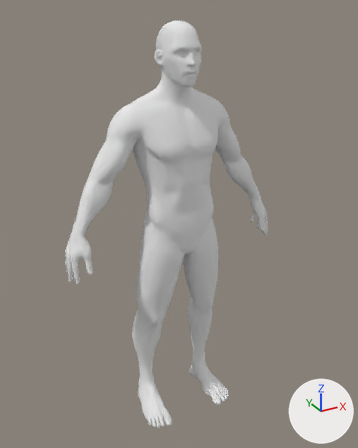
Two versions of the glTF model resources/models/riggedModel.gltf, one commit apart.
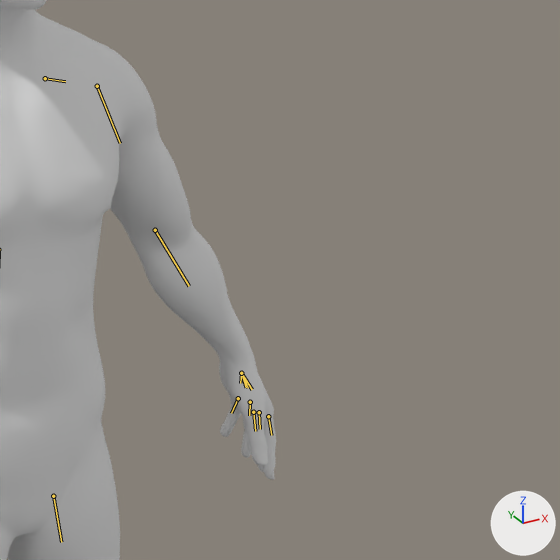
Each version appears first whole from a 50 mm camera at (-11.16, -20.25, 11.19) aimed at (-0.02, 0.01, 1.06), and next in a close-up on the part from 50% to 100% of the width and 19% to 58% of the height. The axes (+X, +Y, +Z) are drawn at lower right. The lights are the same throughout. The bones that bend it are drawn over the model as lines in the close-ups.

Objects in the first close-up: 'FinalBaseMesh'.
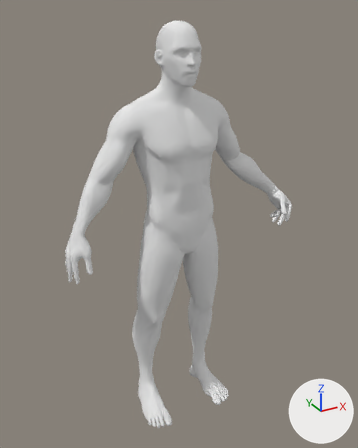
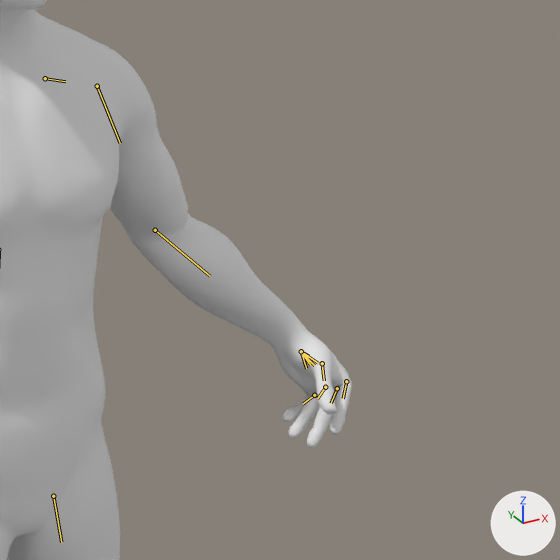
The newer file adds an action. The first version stands in its rest pose; the second is drawn at frame 48 of the action 'ArmatureAction'.

Location of each change, (x1, y1, x2, y2) in pixels of the close-ups (560 x 560 px):
'FinalBaseMesh', posed: before (0, 0, 276, 560); after (0, 0, 352, 560)
bone 'leftArmForearm', root to tip: before (155, 230) to (189, 286); after (155, 230) to (210, 276)
bone 'Bone.010', root to tip: before (238, 398) to (231, 413); after (314, 395) to (302, 404)
bone 'Bone.012', root to tip: before (250, 402) to (249, 415); after (325, 387) to (317, 398)
bone 'Bone.014', root to tip: before (259, 412) to (260, 429); after (337, 388) to (331, 403)
bone 'Bone.016', root to tip: before (268, 416) to (271, 435); after (346, 381) to (343, 398)
bone 'Bone.018', root to tip: before (253, 412) to (255, 431); after (322, 363) to (324, 380)

The edits, one by one:
Bone 'leftArmForearm' (bone_leftarmforearm) turns from (0, 0, 0) to (-32, -20, -1) degrees about its own x, y and z.
Bone 'Bone.010' (bone_bone_010) turns from (0, 0, 0) to (-11, -40, 73) degrees about its own x, y and z.
Bone 'Bone.012' (bone_bone_012) turns from (0, 0, 0) to (-9, -49, 67) degrees about its own x, y and z.
Bone 'Bone.014' (bone_bone_014) turns from (0, 0, 0) to (-15, -56, 64) degrees about its own x, y and z.
Bone 'Bone.016' (bone_bone_016) turns from (0, 0, 0) to (-18, -62, 60) degrees about its own x, y and z.
Bone 'Bone.018' (bone_bone_018) turns from (0, 0, 0) to (-11, -40, 29) degrees about its own x, y and z.
